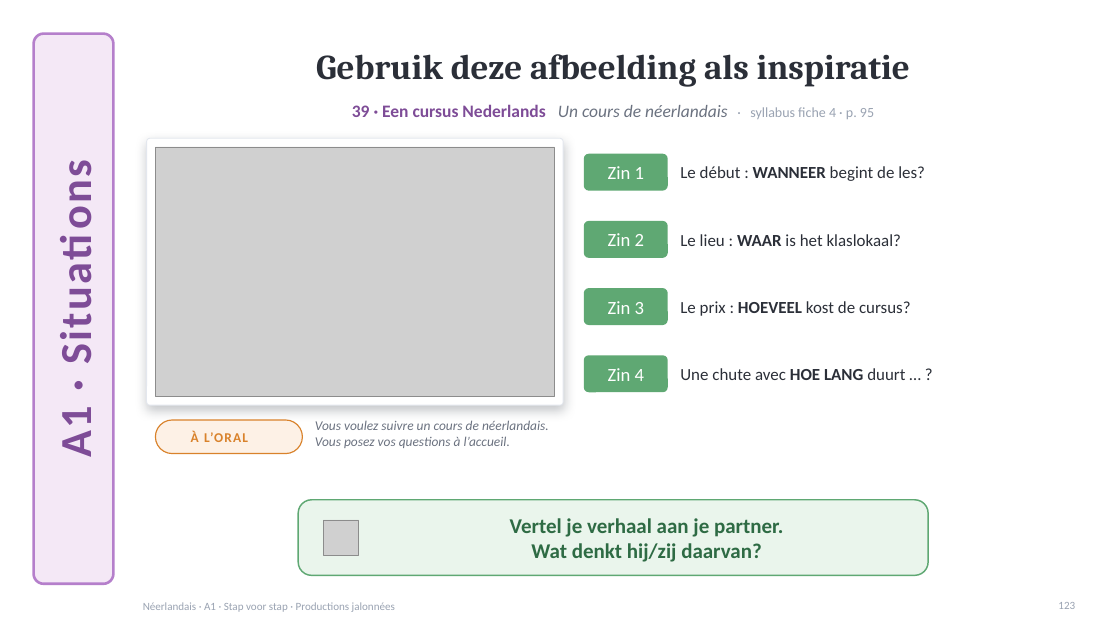
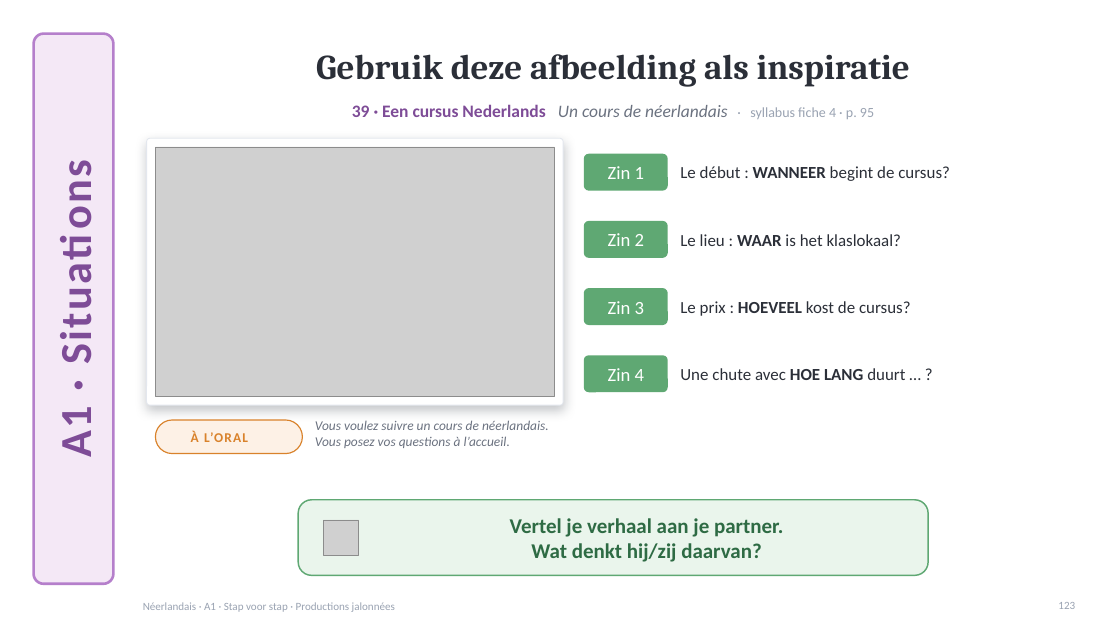
Before and after one commit to ajouniaux/talenleren, a slide deck: slide 123 of neerlandais1/powerpoints/Stap_voor_stap_A1_debutants.pptx. Drawn at 1120x630 pixels with LibreOffice and Linux fonts; fonts in the diff are those of the drawing; grey boxes stand for pictures; background and template pictures are left out. Boxes give left, top, right and bottom in pixels: in the first picture for what was removed or moved away, otherwise in the second. Text is boxed around its words. In the diff, an @@ line names an element or a change of style, - is before the commit and + after.

```diff
--- a/neerlandais1/powerpoints/Stap_voor_stap_A1_debutants.pptx
+++ b/neerlandais1/powerpoints/Stap_voor_stap_A1_debutants.pptx
@@ text at [680, 166, 950, 181]: text changed @@
-Le début : WANNEER begint de les?
+Le début : WANNEER begint de cursus?
```
Also in this commit, not shown: 19 other slides changed, 5 other files.
